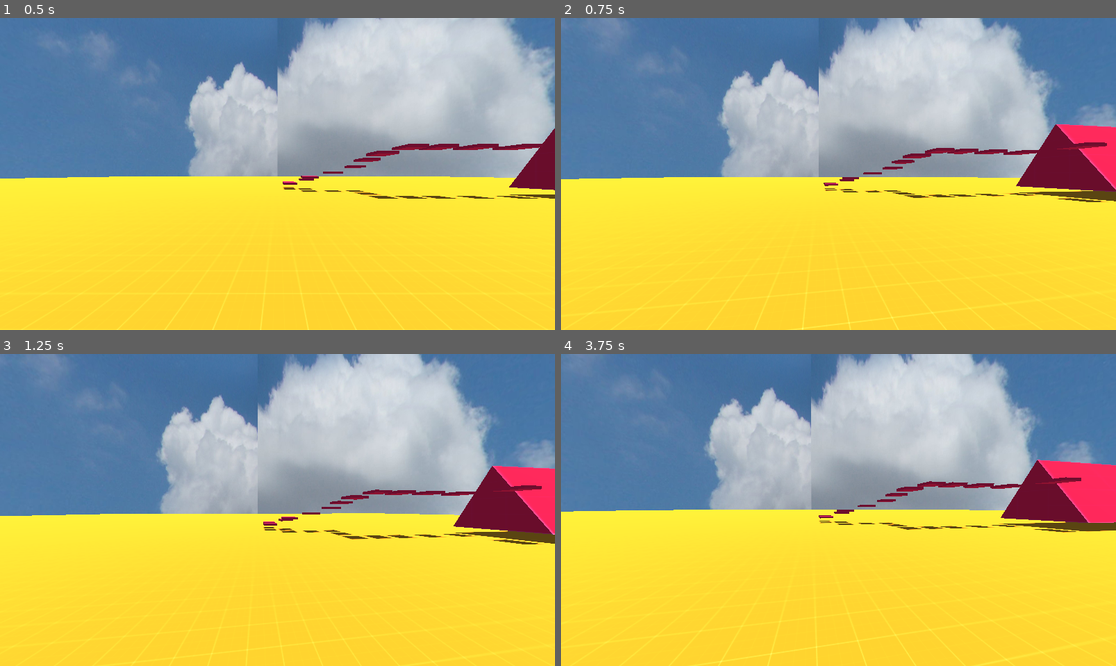
Above: before the commit, frames 1-4 (two rows, left to right).
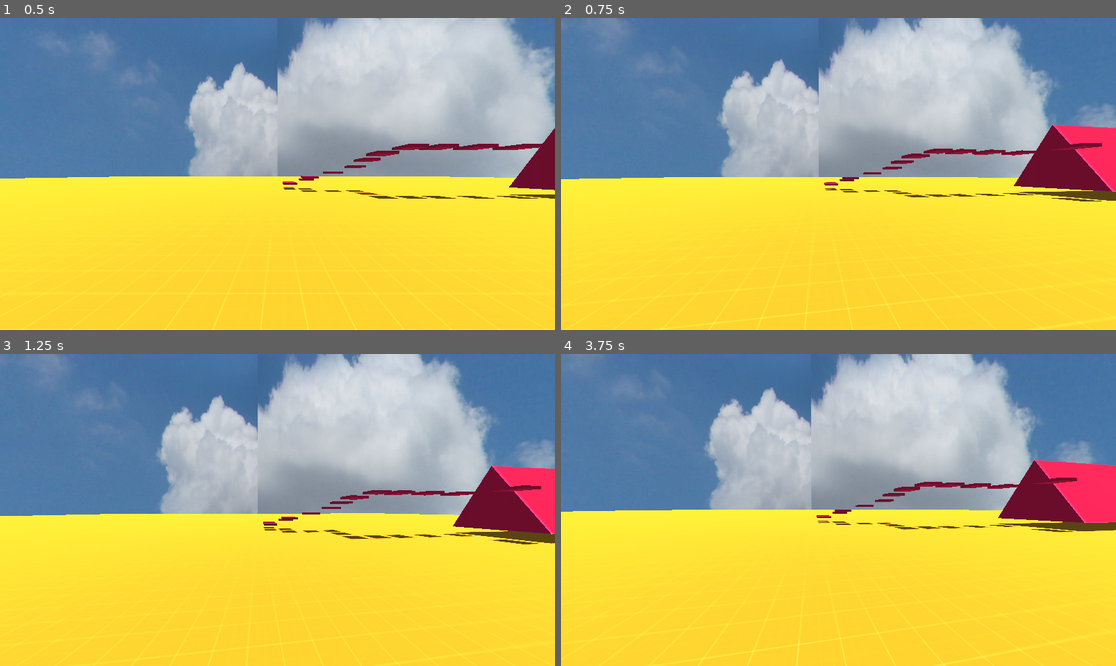
Above: after the commit, the same moments.

Repository: modcommunity/dot-fps-controller
Game: Godot game, scene res://scenes/testing/sandbox1.tscn
The game is run twice, just before and just after one commit, with the same random seed, the same clock (stepped at 60 frames per second) and the same inputs.
Inputs (mouse positions are in pixels of both pictures, inside the frame that each line leads up to):
- Up to frame 1 (0.5 s): no input
- Up to frame 2 (0.75 s): tap Enter at 0.5 s; move the mouse to (866, 174) at 0.52 s; tap S (player_b) at 0.6 s
- Up to frame 3 (1.25 s): tap Space (player_jump) at 0.77 s
- Up to frame 4 (3.75 s): move the mouse to (810, 510) at 1.27 s; tap Ctrl (player_crouch) at 1.35 s; tap Space (player_jump) at 1.52, 2.75, 3.02 s; move the mouse to (849, 503) at 2.02 s; tap W (player_f) at 2.1 s; move the mouse to (832, 516) at 2.77 s; tap A (player_l) at 2.85 s; move the mouse to (877, 513) at 3.52 s; tap D (player_r) at 3.6 s

Frame 1 is identical in both runs. In frame 2, 0.7% of the frame differs, in the area x 17-100%, y 34-100%; in frame 3, 0.2%; in frame 4, 0.7%, in the area x 2-100%, y 33-100%.

Commit message:
Don't add speed if vel_planar is a Vector2.ZERO to fix swaying when stopped.

Diff:
--- a/scripts/player.gd
+++ b/scripts/player.gd
@@ -106,7 +106,9 @@
 		# Apply gravity while in the air.
 		vel_vertical -= GRAVITY_FORCE * delta
 	else:
-		vel_planar -= vel_planar.normalized() * delta * ((MAX_G_ACCEL * max_ground_speed) / 2.0)
+		var toRemove = (MAX_G_ACCEL * max_ground_speed) / 2.0
+
+		vel_planar -= vel_planar.normalized() * delta * toRemove
 
 		if vel_planar.length_squared() < 1.0 and wish_dir.length_squared() < 0.01:
 			vel_planar = Vector2.ZERO
@@ -123,7 +125,7 @@
 
 	# Determine the velocity to add.
 	# We use lerp() to smooth
-	if on_floor:
+	if on_floor and not vel_planar.is_zero_approx():
 		var new_vel_planar = vel_planar + (wish_dir * add_speed)
 		vel_planar = lerp(Vector2(velocity.x, velocity.z), new_vel_planar, delta * FRICTION)
 	else:
